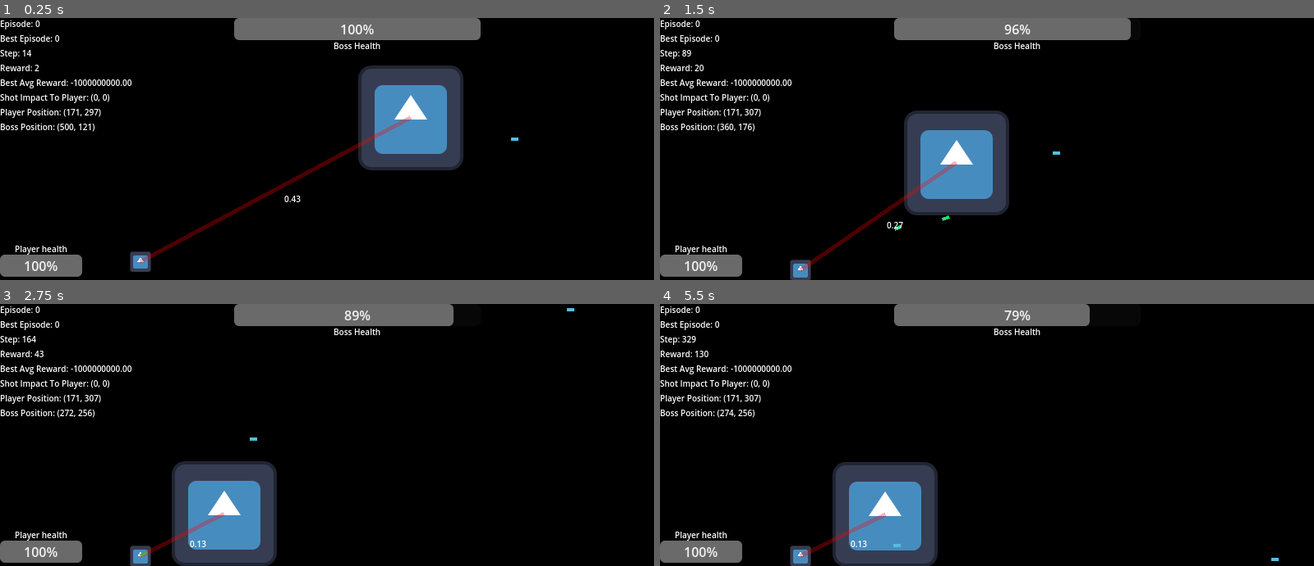
Above: before the commit, frames 1-4 (two rows, left to right).
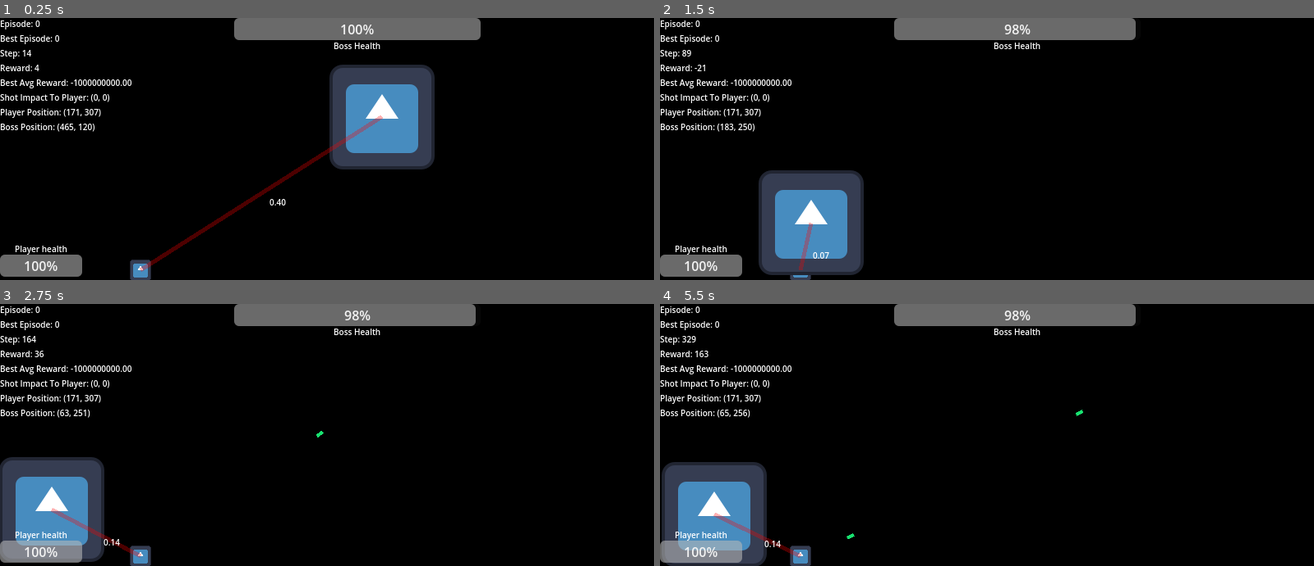
Above: after the commit, the same moments.

Repository: ElTomyDev/jueguito-para-los-pibardos-2
Game: Godot game, scene res://assets/scenes/worlds/level_1.tscn
Same seed, same stepped clock (60 frames per second), same inputs: the game is played once before the commit and once after it. The engine's default icon, where the game draws it, is replaced by a stand-in: a white triangle on a blue panel in a dark square.
Inputs (mouse positions are in pixels of both pictures, inside the frame that each line leads up to):
- Up to frame 1 (0.25 s): no input
- Up to frame 2 (1.5 s): move the mouse to (1130, 135) at 0.52 s; press the mouse at (1130, 135) at 0.53 s; move the mouse to (856, 162) at 1.27 s; release the mouse at (856, 162) at 1.28 s; click (856, 162) at 1.35 s
- Up to frame 3 (2.75 s): move the mouse to (392, 377) at 2.02 s; press the mouse at (392, 377) at 2.03 s
- Up to frame 4 (5.5 s): move the mouse to (954, 487) at 2.77 s; release the mouse at (954, 487) at 2.78 s; click (954, 487) at 2.85 s; move the mouse to (1183, 474) at 3.52 s; press the mouse at (1183, 474) at 3.53 s; move the mouse to (790, 395) at 4.27 s; release the mouse at (790, 395) at 4.28 s; click (790, 395) at 4.35 s; move the mouse to (1019, 435) at 5.02 s; press the mouse at (1019, 435) at 5.03 s

The runs differ from the first frame. In frame 1, 6.8% of the frame differs, in the area x 5-80%, y 17-100%; in frame 2, 13%; in frame 3, 13%; in frame 4, 13%, in the area x 0-95%, y 0-100%.

Commit message:
volver aca si pasa algo malo

Diff:
--- a/assets/scenes/characters/player_controller.tscn
+++ b/assets/scenes/characters/player_controller.tscn
@@ -41,13 +41,15 @@
 
 [node name="Attacks" type="Node2D" parent="PlayerMechanics"]
 
-[node name="Shot" type="Node2D" parent="PlayerMechanics/Attacks"]
+[node name="Shot" type="Node2D" parent="PlayerMechanics/Attacks" node_paths=PackedStringArray("shot_point")]
 script = ExtResource("6_btdcj")
 bullet_color = Color(0.09343637, 0.8876975, 0.43807188, 1)
+shot_point = NodePath("ShotPoint")
 
 [node name="GunSprite" type="Sprite2D" parent="PlayerMechanics/Attacks/Shot"]
 
 [node name="ShotPoint" type="Node2D" parent="PlayerMechanics/Attacks/Shot"]
+position = Vector2(12, 0)
 
 [node name="DamageArea" type="Area2D" parent="." groups=["Players"]]
 collision_mask = 4
--- a/assets/scripts/attacks/shot_attack.gd
+++ b/assets/scripts/attacks/shot_attack.gd
@@ -3,75 +3,88 @@
 
 @export_category("Bullet Settings")
 @export var bullet_speed: float = 500.0
-@export var bullet_life_time: float = 1.5
+@export var bullet_life_time: float = 1.3
 @export var bullet_dispersion: float = 18.0
 @export var bullet_color: Color
 
 @export_category("Gun Settings")
 @export var gun_damage: float = 0.0
 @export var rotation_speed: float = 50.0
-@export var fire_rate: float = 0.1
-@export var exist_gun_sprite: bool = false
+@export var fire_rate: float = 0.6
 @export var is_boss: bool = false
 
-@onready var shot_point: Node2D = $ShotPoint
+@export_category("External Nodes")
 @export var bullet: PackedScene = preload("res://assets/scenes/attacks/gun/bullet.tscn")
+@export var shot_point: Node2D
+@export var gun_sprite: Sprite2D = null
 
 var character: CharacterBody2D = null
-var gun_sprite: Sprite2D = null
 
-var fire_timer: float = 0.0
+var fire_timer: float = fire_rate
 var total_bullet_damage: float
 
 func setup(body: CharacterBody2D) -> void:
 	character = body
+	_init_boss_values()
 
 @warning_ignore("unused_parameter")
 func update(delta: float) -> void:
-	shot_if_can_and_update(delta)
+	boss_shot(delta)
+	players_shot(delta)
 
-func shot_if_can_and_update(delta: float) -> void:
-	if is_boss:
-		#var aim_point = character.global_position + Vector2(cos(character.shot_angle), sin(character.shot_angle)) * 200.0
-		#Utils.view_to(character.global_position, aim_point, rotation_speed, character)
-		fire_timer -= delta # Resta el tiempo para poder disparar
-		if fire_timer <= 0: # Si el tiempo para disparar llega a 0 o menos.
-			_shot()
-			fire_timer = character.fire_rate
+func boss_shot(delta: float) -> void:
+	if (character is PlayerController) or not is_instance_valid(character):
+		return
+	fire_timer -= delta
+	_shot()
+
+func players_shot(delta: float) -> void:
+	if (character is BossController) or not is_instance_valid(character):
 		return
 
-	Utils.view_to(self.global_position, get_global_mouse_position(), rotation_speed, self)
+	if is_instance_valid(gun_sprite):
+		Utils.view_to(self.global_position, get_global_mouse_position(), rotation_speed, self)
+
 	if Input.is_action_pressed("shot"): # Si presiona el mouse para disparar
 		fire_timer -= delta # Resta el tiempo para poder disparar
-	else: # Si lo suelta
-		fire_timer = fire_rate # Reinicia el tiempo
+	_shot()
 
-	if fire_timer <= 0: # Si el tiempo para disparar llega a 0 o menos.
-		_shot()
-		fire_timer = fire_rate
 
 func _shot() -> void:
-	var bullet_instance = bullet.instantiate()
-	_set_bullet_values(bullet_instance)
+	if fire_timer <= 0: # Si el tiempo para disparar llega a 0 o menos.
+		var bullet_instance = bullet.instantiate()
+		_set_bullet_values(bullet_instance)
 
-	# Agrega la bala al 'esperado' nodo principal (en la escena main donde corre el juego)..
-	get_tree().get_root().add_child.call_deferred(bullet_instance)
+		# Agrega la bala al 'esperado' nodo principal (en la escena main donde corre el juego)..
+		get_tree().get_root().add_child.call_deferred(bullet_instance)
+
+		fire_timer = fire_rate
 
 func _set_bullet_values(bullet_instence: Bullet) -> void:
 	if !(bullet_instence is Bullet): push_error("'bullet_instance' debe ser una bala.")
 
-	# Configura los valores de la bala acorde a la configuracion del arma.
-	bullet_instence.global_position = shot_point.global_position if not is_boss else character.global_position
+	bullet_instence.global_position = shot_point.global_position if is_instance_valid(shot_point) else character.global_position
+	bullet_instence.life_time = bullet_life_time
 	bullet_instence.speed = bullet_speed
-	bullet_instence.life_time = bullet_life_time
+	bullet_instence.damage = _get_total_bullet_damage()
 	bullet_instence.dispersion = bullet_dispersion
-	bullet_instence.damage = _get_total_bullet_damage()
 	bullet_instence.from_group = character.bullet_from_group
 	bullet_instence.group_target = character.bullet_to_group
 	bullet_instence.bullet_color = bullet_color
-	if is_boss:
+
+	if character is BossController:
 		bullet_instence.custom_dir = Vector2(cos(character.shot_angle), sin(character.shot_angle))
 
+func _init_boss_values() -> void:
+	if !(character is BossController) or not is_instance_valid(character):
+		return
+	gun_damage = 0.0
+	rotation_speed = 25.0
+	fire_rate = 0.1
+
+	bullet_speed = 500.0
+	bullet_life_time = 1.0
+	bullet_dispersion = 1.0
 
 func _get_total_bullet_damage() -> float:
 	return gun_damage if not character else gun_damage + character.damage
--- a/assets/scripts/characters/boss/boss_controller.gd
+++ b/assets/scripts/characters/boss/boss_controller.gd
@@ -16,10 +16,8 @@
 @export var max_phases: int = 2
 
 @export_category("Attack Config")
-@export var force_attack_mode: bool = true
+@export var force_attack_mode: bool = false
 @export var attack_forced: int = 1
-@export var rotation_speed: float = 15.0
-@export var fire_rate: float = 0.3
 
 @export_category("Movement Parameters")
 @export var max_speed: float = 150.0
@@ -72,31 +70,26 @@
 	GlobalVars.boss = self
 
 func update_boss(delta) -> void:
-	# Actualiza valores en base al output de la red.
+	# Actualiza la direccion de movimiento
 	if GlobalVars.nn_outputs.has("move_dir"):
 		var raw_dir = GlobalVars.nn_outputs["move_dir"]
+		# Si el output de la red cumple con el esperado
 		if typeof(raw_dir) == TYPE_ARRAY and raw_dir.size() >= 2:
 			move_dir = Vector2(raw_dir[0], raw_dir[1])
+
+	# Actualiza la accion a realizar
 	if GlobalVars.nn_outputs.has("current_action"):
 		current_action = int(GlobalVars.nn_outputs["current_action"]) if not force_attack_mode else attack_forced
+
+	# Actualiza el angulo de disparo
 	if GlobalVars.nn_outputs.has("shot_angle"):
 		shot_angle = GlobalVars.nn_outputs["shot_angle"] * PI
-	if move_dir.x != move_dir.x: move_dir.x = 0.0
-	if move_dir.y != move_dir.y: move_dir.y = 0.0
-	if shot_angle != shot_angle: shot_angle = 0.0
-
-	# Agrega ruido
-	if GlobalVars.current_episode < 200:
-		move_dir += Vector2(randf_range(-0.5, 0.5), randf_range(-0.5, 0.5))
-		move_dir = move_dir.clamp(Vector2(-1,-1), Vector2(1,1))
-		shot_angle += randf_range(-0.5, 0.5) * PI
-		shot_angle = clamp(shot_angle, -PI, PI)
+
+	_add_boss_noise()
 
 	near_bullet = _get_near_bullet()
 	near_player = _get_near_player()
 
-	if is_instance_valid(floating_movement):
-		floating_movement.update(delta)
 	_update_action(delta)
 	move_and_slide()
 
@@ -183,14 +176,17 @@
 # ----------------------------
 
 func _update_action(delta) -> void:
+	if is_instance_valid(floating_movement):
+		floating_movement.update(delta)
+
 	if boss_actions.has(current_action):
 		boss_actions[current_action].call(delta)
 
 @warning_ignore("unused_parameter")
 func _nothing_action(delta: float) -> void:
 	# El comportamiento pasivo puede incluir mirar al jugador más cercano si existe
-	if is_instance_valid(near_player):
-		Utils.view_to(global_position, near_player.global_position, rotation_speed, self)
+	#if is_instance_valid(near_player):
+		#Utils.view_to(global_position, near_player.global_position, 8.0, self)
 
 	damage += damage_increment # incrementa el daño al no atacar
 
@@ -199,3 +195,11 @@
 	if damage > base_damage:
 		damage = base_damage
 	shot_attack.update(delta)
+
+func _add_boss_noise() -> void:
+	# Agrega ruido
+	if GlobalVars.current_episode < 500:
+		move_dir += Vector2(randf_range(-0.5, 0.5), randf_range(-0.5, 0.5))
+		move_dir = move_dir.clamp(Vector2(-1,-1), Vector2(1,1))
+		shot_angle += randf_range(-0.5, 0.5) * PI
+		shot_angle = clamp(shot_angle, -PI, PI)
--- a/assets/scripts/characters/player/controls.gd
+++ b/assets/scripts/characters/player/controls.gd
@@ -21,6 +21,7 @@
 		#  1 para la derecha
 		#  0 para estar quieto
 		# -1 para la izquierda
+	@warning_ignore("narrowing_conversion")
 	player.dir_hor = Input.get_action_strength(right_control) - Input.get_action_strength(left_control)
 
 func input_jump_just_pressed() -> bool:
--- a/assets/scripts/globals/global_const.gd
+++ b/assets/scripts/globals/global_const.gd
@@ -1,10 +1,12 @@
 extends Node
 
-const MAX_STEP_FOR_EPISODE: int = 500
+const MAX_STEP_FOR_EPISODE: int = 600
 
-const SAVE_PATH_MODEL: String = "res://assets/train_data/boss_brain.json"
-const SAVE_PATH_BEST_MODEL = "res://assets/train_data/boss_brain_best.json"
+const SAVE_MODEL_PATH: String = "res://assets/train_data/boss_brain.json"
+const SAVE_BEST_MODEL_PATH = "res://assets/train_data/boss_brain_best.json"
 
-const BEST_TRAIN_DATA_PATH= "res://assets/train_data/last_train_data.json"
+const BEST_TRAIN_DATA_PATH= "res://assets/train_data/train_data.json"
+
+const REWARD_DATA_PATH= "res://assets/train_data/reward_data.json"
 
 const REWARD_WINDOW: int = 10 # Maxima acumulacion de episodios antes de obtener promedio
--- a/assets/scripts/simulation_manager.gd
+++ b/assets/scripts/simulation_manager.gd
@@ -7,23 +7,33 @@
 @export var player_spawn_point  : Node2D
 @export var boss_spawn_point    : Node2D
 @export var random_spawns       : bool = false
-@export var continue_training   : bool = true
-
-# Para recompensas y penalizaciones
-const REWARD_DAMAGE_DEALT    : float =  0.5      # Por dañar al jugador
-const REWARD_DAMAGE_RECIBE   : float = -0.01     # Por recibir daño
-const REWARD_SURVIVE_STEP    : float =  0.0      # Por sobrevivir un paso
-const REWARD_WIN_EPISODE     : float = 50.0      # Por ganar la partida
-const REWARD_LOSE_EPISODE    : float = -75.0     # Por perden la partida
-const REWARD_DODGE_BULLET    : float = 0.2       # Por esquivar balas
-const REWARD_NEAR_BULLET     : float = 0.5       # Por disparar cerca del jugador
-const REWARD_FAIL_BULLET     : float = -0.05     # Por fallar la bala
-const REWARD_FAST_PLAYER_DEAD: float = 0.2       # Por matar rapido al jugador
-const REWARD_FAST_BOSS_DEAD  : float = -0.05     # Por matar morir rapido
-const REWARD_FOR_STATIC      : float = -0.1      # Por quedarse quieto
-const REWARD_NEAR_PLAYER     : float = 0.5       # Por acercarse al jugador
-const REWARD_GOD_AIM         : float = 0.3       # Por apuntar correctamente al jugador
-const REWARD_BAD_AIM         : float = -0.2      # Por apuntar incorrectamente al jugador
+@export var load_best_model     : bool = false
+@export var is_new_train        : bool = false
+
+# Recompensas principales
+const REWARD_DAMAGE_DEALT    : float =  1.0      # Por dañar al jugador (fuerte)
+const REWARD_DAMAGE_RECIBE   : float = -0.3      # Por recibir daño (castigo moderado)
+const REWARD_WIN_EPISODE     : float = 100.0     # Victoria (alta)
+const REWARD_LOSE_EPISODE    : float = -100.0    # Derrota (fuerte castigo)
+const REWARD_SURVIVE_STEP    : float =  0.0      # Paso a paso neutro
+
+# Movimiento y posicionamiento
+const REWARD_NEAR_PLAYER     : float = 0.3       # Por estar cerca del jugador
+const REWARD_FOR_STATIC      : float = -0.2      # Evitar quedarse quieto
+const REWARD_DODGE_BULLET    : float = 0.3       # Esquivar balas enemigas
+
+# Disparo y puntería
+const REWARD_GOD_AIM         : float = 0.5       # Apuntar bien
+const REWARD_BAD_AIM         : float = -0.2      # Apuntar mal (error >30°)
+const REWARD_NEAR_BULLET     : float = 0.3       # Bala pasa cerca del jugador
+const REWARD_FAIL_BULLET     : float = -0.1      # Bala lejos del jugador
+
+# Acción de disparar (decision de atacar)
+const REWARD_SHOOT_ACTION    : float = 0.05      # Pequeño bono por decidir disparar (evita que nunca dispare)
+
+# Velocidad de victoria/derrota
+const REWARD_FAST_PLAYER_DEAD: float = 0.2       # Bono por matar rápido
+const REWARD_FAST_BOSS_DEAD  : float = -0.1      # Penalización por morir rápido
 
 const PROXIMITY_MAX_RANGE    : float = 130.0     # Rango de recompensa para proximidad de bala
 
@@ -47,15 +57,15 @@
 # ------------------
 var replay_buffer: Array = []
 const BUFFER_SIZE: int = 5000
-const BATCH_SIZE: int = 32
+const BATCH_SIZE: int = 8
 var replay_step_counter: int = 0
-const REPLAY_TRAIN_FREQ: int = 2   # cada N pasos
+const REPLAY_TRAIN_FREQ: int = 3   # cada N pasos
 
 var is_resetting: bool = false
 
 func _ready() -> void:
-	#Engine.time_scale = 2.0
-	_load_last_training_data()
+	Engine.time_scale = 2.0
+	_load_train_data()
 	_init_nn_core()
 	_spawn_entities()
 
@@ -108,8 +118,8 @@
 			var batch = replay_buffer.duplicate()
 			batch.shuffle()
 			for i in range(BATCH_SIZE):
-				var exp = batch[i]
-				trainer.train_step(nn, exp.state, exp.next_state, exp.reward, exp.done, exp.action)
+				var xp = batch[i]
+				trainer.train_step(nn, xp.state, xp.next_state, xp.reward, xp.done, xp.action)
 
 	# Guardar estado actual como referencia histórica para el próximo cuadro
 	last_state_activation = _duplicate_activation(current_activation)
@@ -122,6 +132,9 @@
 func _calculate_reward() -> float:
 	var reward: float = REWARD_SURVIVE_STEP
 	if not is_instance_valid(GlobalVars.boss): return reward
+
+	# Si decide disparar
+	reward += REWARD_SHOOT_ACTION
 
 	# Castigo por quedarse quieto
 	if GlobalVars.boss.velocity == Vector2.ZERO:
@@ -221,11 +234,14 @@
 				@warning_ignore("shadowed_global_identifier")
 				var exp = batch[i]
 				trainer.train_step(nn, exp.state, exp.next_state, exp.reward, exp.done, exp.action)
+
+	print("Fin del Episodio: ", GlobalVars.current_episode, " | Recompensa Acumulada: ", GlobalVars.current_reward)
+
 	_check_and_save_best()
-
-	print("Fin del Episodio: ", GlobalVars.current_episode, " | Pasos totales: ", GlobalVars.current_step, " | Recompensa Acumulada: ", GlobalVars.current_reward)
+	_save_train_data()
 
 	GlobalVars.current_episode += 1
+
 
 	_reset_episode()
 	_reset_health_tracking()
@@ -282,7 +298,7 @@
 
 func _check_and_save_best() -> void:
 	# Guardar siempre el último modelo
-	persistence.save_network(nn, GlobalConst.SAVE_PATH_MODEL)
+	persistence.save_network(nn, GlobalConst.SAVE_MODEL_PATH)
 	# Actualizar ventana
 	GlobalVars.recent_rewards.append(GlobalVars.current_reward)
 	if GlobalVars.recent_rewards.size() > GlobalConst.REWARD_WINDOW:
@@ -301,9 +317,9 @@
 	if avg_reward > GlobalVars.best_avg_reward:
 		GlobalVars.best_avg_reward = avg_reward
 		GlobalVars.best_avg_episode = GlobalVars.current_episode
-		persistence.save_network(nn, GlobalConst.SAVE_PATH_BEST_MODEL)
-		_save_best_train_data()
+		persistence.save_network(nn, GlobalConst.SAVE_BEST_MODEL_PATH)
 		print("Nuevo mejor promedio (últimos ", GlobalConst.REWARD_WINDOW, " episodios): ", GlobalVars.best_avg_reward, " en episodio ", GlobalVars.best_avg_episode)
+
 
 # --------
 # Utilidad
@@ -339,8 +355,10 @@
 	persistence = NNPersistence.new()
 
 	# Intentar cargar pesos previos
-	if continue_training:
-		persistence.load_network(nn, GlobalConst.SAVE_PATH_BEST_MODEL)
+	if load_best_model:
+		persistence.load_network(nn, GlobalConst.SAVE_BEST_MODEL_PATH)
+	else:
+		persistence.load_network(nn, GlobalConst.SAVE_MODEL_PATH)
 
 func _spawn_entities() -> void:
 	var player_instance = player.instantiate() as PlayerController
@@ -365,20 +383,20 @@
 	var result = GlobalVars.current_step >= GlobalConst.MAX_STEP_FOR_EPISODE or GlobalVars.boss.health <= 0.0 or GlobalVars.players[0].health <= 0.0
 	return result
 
-func _load_last_training_data() -> void:
-	if continue_training:
+func _load_train_data() -> void:
+	if not is_new_train:
 		var data = ExternalFileManager.read_json(GlobalConst.BEST_TRAIN_DATA_PATH)
 		if data.is_empty():
 			print("No hay informacion para cargar en el archivo:", GlobalConst.BEST_TRAIN_DATA_PATH)
 			return
 
-		GlobalVars.current_episode = data['last_episode']
+		GlobalVars.current_episode = data['episode']
 		GlobalVars.best_avg_reward = data['best_avg_reward']
 		GlobalVars.best_avg_episode = data['best_avg_episode']
 
-func _save_best_train_data() -> void:
+func _save_train_data() -> void:
 	var data: Dictionary = {
-		'last_episode': GlobalVars.current_episode,
+		'episode': GlobalVars.current_episode,
 		'best_avg_reward': GlobalVars.best_avg_reward,
 		'best_avg_episode': GlobalVars.best_avg_episode
 	}
@@ -392,3 +410,8 @@
 		else:
 			dup[key] = act[key]
 	return dup
+
+func _save_rewards_json() -> void:
+	var data = {}
+
+	ExternalFileManager.save_data(data, GlobalConst.REWARD_CSV_PATH)
--- a/assets/scripts/ui/distance_player_to_boss.gd
+++ b/assets/scripts/ui/distance_player_to_boss.gd
@@ -1,6 +1,7 @@
 extends Control
 
 
+@warning_ignore("unused_parameter")
 func _process(delta: float) -> void:
 	if is_instance_valid(GlobalVars.boss) and is_instance_valid(GlobalVars.boss.near_player):
 		var dist_to_player = 1.0
--- a/assets/scripts/ui/health_bar.gd
+++ b/assets/scripts/ui/health_bar.gd
@@ -4,6 +4,7 @@
 @export var health_bar: ProgressBar = null
 @export var is_boss: bool = false
 
+@warning_ignore("unused_parameter")
 func _process(delta: float) -> void:
 	update_health_bar()
 
--- a/assets/scripts/ui/train_data.gd
+++ b/assets/scripts/ui/train_data.gd
@@ -9,6 +9,7 @@
 @onready var player_pos_label: Label = $Labels/PlayerPosLabel
 @onready var boss_pos_label: Label = $Labels/BossPosLabel
 
+@warning_ignore("unused_parameter")
 func _process(delta: float) -> void:
 	episode_label.text = "Episode: %d" % [GlobalVars.current_episode]
 	step_label.text = "Step: %d" % [GlobalVars.current_step]
